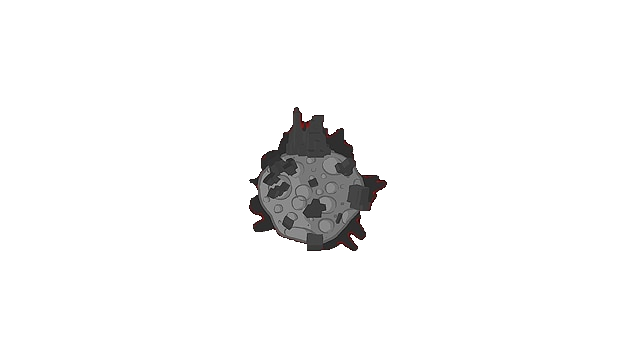
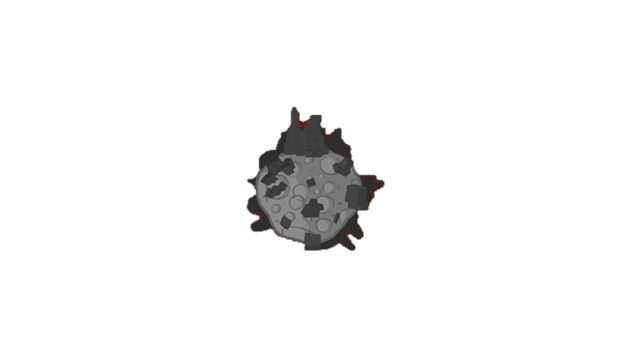
Two versions of the same layered image (637×358). Layer-by-layer changes:
painted on "Pasted Layer" over [246, 106, 387, 252]
